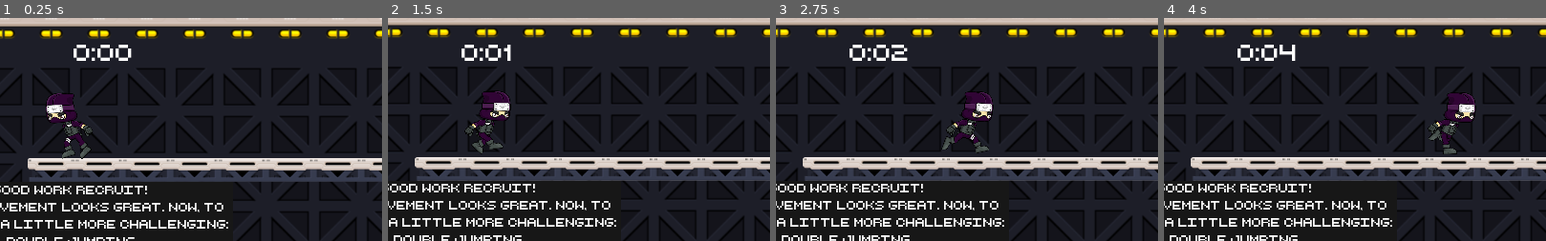
Above: before the commit, frames 1-4 (left to right).
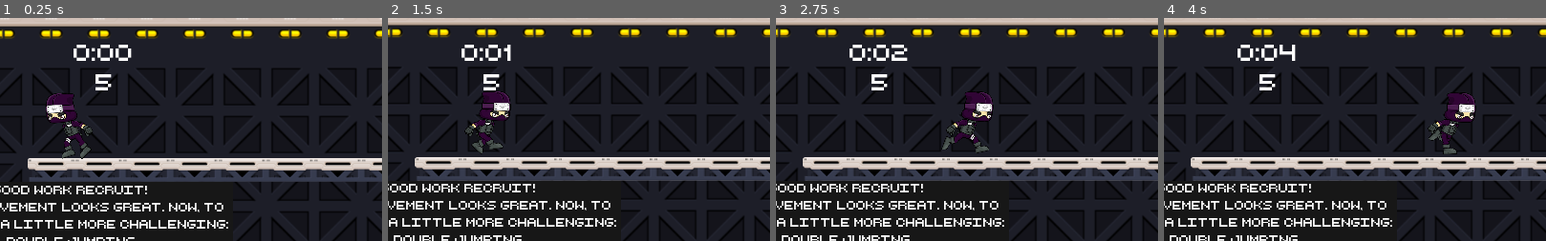
Above: after the commit, the same moments.

Repository: bsu-cs315/FP-LABS
Game: Godot game, scene res://src/Level-3.tscn
Two runs of this game, one before a commit and one after it. Both use one fixed random seed, a clock stepped at 60 frames per second and the inputs below. This scene is started directly instead of the project's main scene.
Inputs:
- Up to frame 1 (0.25 s): no input
- Up to frame 2 (1.5 s): hold Right (move_right) from 0.53 s (still down); tap Space (melee) at 0.6, 1.35 s; tap Up (jump) at 0.77 s
- Up to frame 3 (2.75 s): tap Up (jump) at 1.52 s; release Right (move_right) at 2.03 s; hold Left (move_left) from 2.03 s (still down); tap Space (melee) at 2.1 s
- Up to frame 4 (4 s): release Left (move_left) at 2.78 s; hold Right (move_right) from 2.78 s (still down); tap Space (melee) at 2.85, 3.6 s; tap Up (jump) at 3.02, 3.77 s
The pictures show only the part of the screen within x 36-86%, y 1-51%; the shares and areas given below are measured in that part.

The runs differ from the first frame. In frame 1, 0.2% of the frame differs, in the area x 25-30%, y 25-33%; in frame 2, 0.2%; in frame 3, 0.2%; in frame 4, 0.2%.

Commit message:
Check enemy count and display on screen

Diff:
--- a/project/src/CreditsScreen.tscn
+++ b/project/src/CreditsScreen.tscn
@@ -71,23 +71,23 @@
 size = 55
 font_data = ExtResource( 6 )
 
+[sub_resource type="DynamicFont" id=3]
+size = 25
+font_data = ExtResource( 7 )
+
 [sub_resource type="DynamicFont" id=4]
+size = 28
+font_data = ExtResource( 7 )
+
+[sub_resource type="DynamicFont" id=5]
 size = 25
 font_data = ExtResource( 7 )
 
-[sub_resource type="DynamicFont" id=5]
-size = 28
+[sub_resource type="DynamicFont" id=6]
+size = 20
 font_data = ExtResource( 7 )
 
 [sub_resource type="DynamicFont" id=7]
-size = 25
-font_data = ExtResource( 7 )
-
-[sub_resource type="DynamicFont" id=3]
-size = 20
-font_data = ExtResource( 7 )
-
-[sub_resource type="DynamicFont" id=6]
 size = 20
 font_data = ExtResource( 7 )
 
--- a/project/src/Level-3.gd
+++ b/project/src/Level-3.gd
@@ -9,6 +9,9 @@
 onready var player_sprite := $Player/AnimatedSprite
 onready var queue_free_timer := $Player/QueueFreeTimer
 
+var enemy_count := 0
+onready var enemy_count_label := $InfoHUDLayer/EnemyCountLabel
+
 onready var parallax_background := $ParallaxBackground
 onready var level_cam := $LevelCam
 onready var game_over_lose_hud := $GameOverLoseHUD
@@ -17,10 +20,10 @@
 onready var death_sound_player := $DeathSoundPlayer
 onready var win_sound_player := $WinSoundPlayer
 
-onready var timer_hud := $TimeHUDLayer/TimeHUD
-onready var time_label := $TimeHUDLayer/TimeHUD/TimeLabel
-onready var seconds_timer := $TimeHUDLayer/TimeHUD/SecondsTimer
-onready var minutes_timer := $TimeHUDLayer/TimeHUD/MinutesTimer
+onready var timer_hud := $InfoHUDLayer/TimeHUD
+onready var time_label := $InfoHUDLayer/TimeHUD/TimeLabel
+onready var seconds_timer := $InfoHUDLayer/TimeHUD/SecondsTimer
+onready var minutes_timer := $InfoHUDLayer/TimeHUD/MinutesTimer
 var seconds := 0
 var minutes := 0
 
@@ -31,6 +34,9 @@
 	player.enable_level_3()
 	instructions_popup.popup()
 
+	for enemy in get_tree().get_nodes_in_group("enemies"):
+		enemy_count += 1
+
 
 func _process(_delta):
 	if seconds <= 9:
@@ -38,6 +44,7 @@
 	else:
 		time_label.text = str(minutes) + ":" + str(seconds)
 
+	enemy_count_label.text = str(enemy_count)
 
 	if Input.is_action_just_pressed("pause_game"):
 		get_tree().paused = true
@@ -56,6 +63,12 @@
 	seconds_timer.stop()
 	minutes_timer.stop()
 	queue_free_timer.start()
+
+
+func kill_enemy(body):
+	remove_child(body)
+	enemy_count -= 1
+
 
 
 func win_player():
@@ -83,13 +96,8 @@
 		kill_player()
 
 
-func _on_WinArea_body_shape_entered(body_id, _body, _body_shape, _area_shape):
-	if body_id == player.get_instance_id():
-		win_player()
-
-
 func _on_Player_enemy_hit(body):
-	remove_child(body)
+	kill_enemy(body)
 
 
 func _on_RetryButton_pressed():
--- a/project/src/Level-3.tscn
+++ b/project/src/Level-3.tscn
@@ -871,6 +871,10 @@
 size = 30
 font_data = ExtResource( 16 )
 
+[sub_resource type="DynamicFont" id=32]
+size = 30
+font_data = ExtResource( 16 )
+
 [sub_resource type="DynamicFont" id=25]
 size = 50
 font_data = ExtResource( 16 )
@@ -983,9 +987,9 @@
 
 [node name="LevelCam" type="Camera2D" parent="."]
 
-[node name="TimeHUDLayer" type="CanvasLayer" parent="."]
-
-[node name="TimeHUD" type="MarginContainer" parent="TimeHUDLayer"]
+[node name="InfoHUDLayer" type="CanvasLayer" parent="."]
+
+[node name="TimeHUD" type="MarginContainer" parent="InfoHUDLayer"]
 margin_left = 469.0
 margin_top = 32.0
 margin_right = 555.0
@@ -994,18 +998,29 @@
 "_edit_use_anchors_": false
 }
 
-[node name="TimeLabel" type="Label" parent="TimeHUDLayer/TimeHUD"]
+[node name="TimeLabel" type="Label" parent="InfoHUDLayer/TimeHUD"]
 margin_right = 86.0
 margin_bottom = 40.0
 custom_fonts/font = SubResource( 24 )
 text = "x:xx"
 
-[node name="SecondsTimer" type="Timer" parent="TimeHUDLayer/TimeHUD"]
+[node name="SecondsTimer" type="Timer" parent="InfoHUDLayer/TimeHUD"]
 autostart = true
 
-[node name="MinutesTimer" type="Timer" parent="TimeHUDLayer/TimeHUD"]
+[node name="MinutesTimer" type="Timer" parent="InfoHUDLayer/TimeHUD"]
 wait_time = 60.0
 autostart = true
+
+[node name="EnemyCountLabel" type="Label" parent="InfoHUDLayer"]
+margin_left = 497.851
+margin_top = 71.8441
+margin_right = 537.851
+margin_bottom = 111.844
+custom_fonts/font = SubResource( 32 )
+text = "N"
+__meta__ = {
+"_edit_use_anchors_": false
+}
 
 [node name="GameOverLoseHUD" type="MarginContainer" parent="."]
 margin_left = 134.929
@@ -1191,8 +1206,8 @@
 [connection signal="enemy_hit" from="Player" to="." method="_on_Player_enemy_hit"]
 [connection signal="player_hit" from="Player" to="." method="_on_Player_player_hit"]
 [connection signal="timeout" from="Player/QueueFreeTimer" to="." method="_on_QueueFreeTimer_timeout"]
-[connection signal="timeout" from="TimeHUDLayer/TimeHUD/SecondsTimer" to="." method="_on_SecondsTimer_timeout"]
-[connection signal="timeout" from="TimeHUDLayer/TimeHUD/MinutesTimer" to="." method="_on_MinutesTimer_timeout"]
+[connection signal="timeout" from="InfoHUDLayer/TimeHUD/SecondsTimer" to="." method="_on_SecondsTimer_timeout"]
+[connection signal="timeout" from="InfoHUDLayer/TimeHUD/MinutesTimer" to="." method="_on_MinutesTimer_timeout"]
 [connection signal="pressed" from="GameOverLoseHUD/VBoxContainer/HBoxContainer/RetryButton" to="." method="_on_RetryButton_pressed"]
 [connection signal="pressed" from="GameOverLoseHUD/VBoxContainer/HBoxContainer/MainMenuButton" to="." method="_on_MainMenuButton_pressed"]
 [connection signal="pressed" from="GameOverWinHUD/VBoxContainer/HBoxContainer/ReplayButton" to="." method="_on_RetryButton_pressed"]
Not shown: 8 places in project/src/CreditsScreen.tscn that only renumber resources
Not shown: 1 places in project/src/Level-3.tscn that only renumber resources
